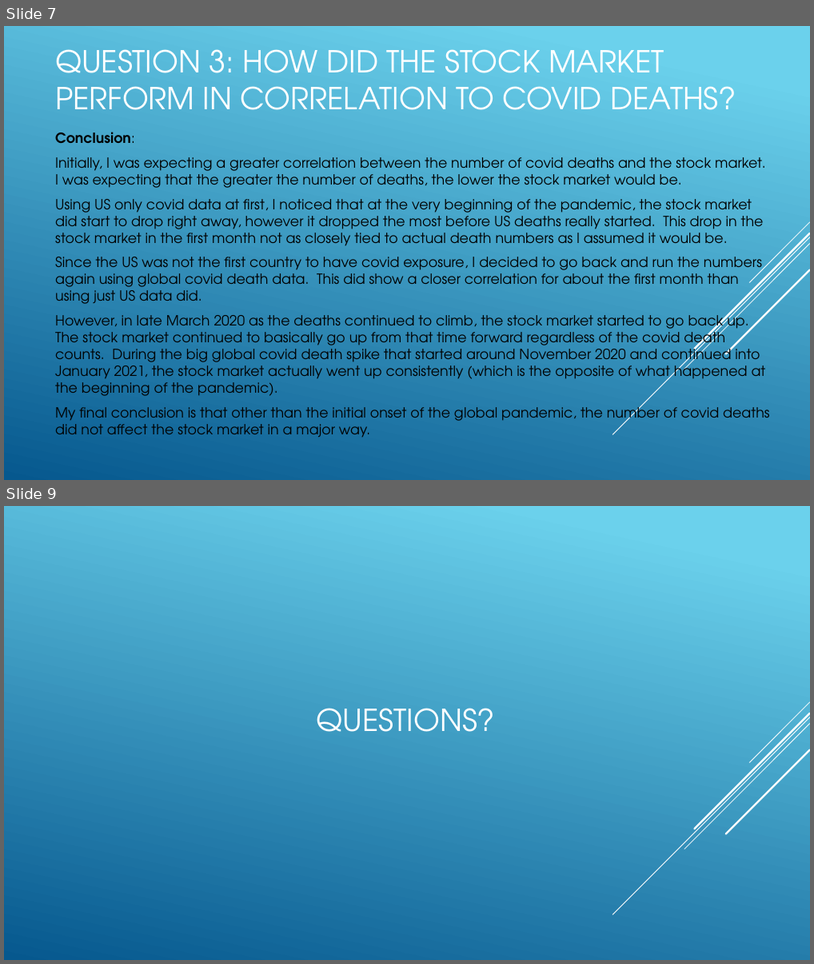
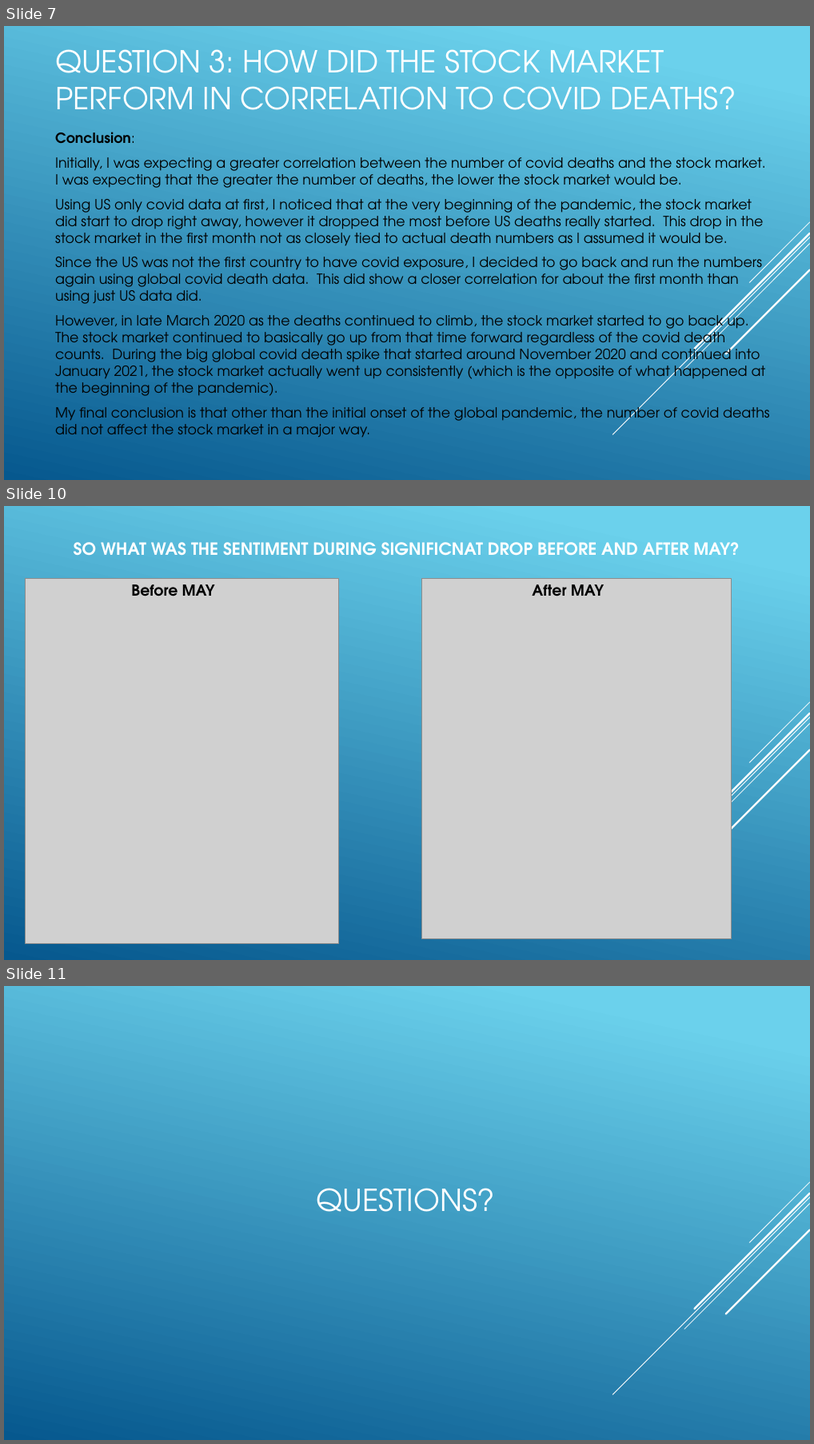
Before and after one commit to Bandelero/Covids-Effect-on-the-Stock-Market, a slide deck: Project1.pptx. Shown one above the other, each under a label of ours: slides 7 and 9 before the commit, slides 7, 10 and 11 after it; the slides between them are not shown. The pictures are 814x964 and 814x1444 pixels, drawn with LibreOffice and Linux fonts; fonts in the diff are those of the drawing; grey boxes stand for pictures. Boxes give left, top, right and bottom in pixels: in the first picture for what was removed or moved away, otherwise in the second. Text is boxed around its words. In the diff, an @@ line names an element or a change of style, - is before the commit and + after.

```diff
--- a/Project1.pptx
+++ b/Project1.pptx
@@ slide 10 added at box(4, 506, 810, 960), background gradient #6ED2EB to #06588E; not listed: 5 template elements that a slide beside it also shows @@
@@ text added at box(74, 542, 739, 555), 20 pt, text #FFFFFF, bold @@
+SO WHAT WAS THE SENTIMENT DURING SIGNIFICNAT DROP BEFORE AND AFTER MAY?
@@ picture added at box(25, 578, 339, 944) @@
@@ text added at box(131, 584, 215, 596), 18 pt, text #000000, bold @@
+Before MAY
@@ picture added at box(422, 578, 732, 939) @@
@@ text added at box(532, 584, 604, 596), 18 pt, text #000000, bold @@
+After MAY
@@ what was slide 9 is now slide 11 @@
```
Also in this commit, not shown: 2 other slides added, 1 slide removed, 9 other files.
